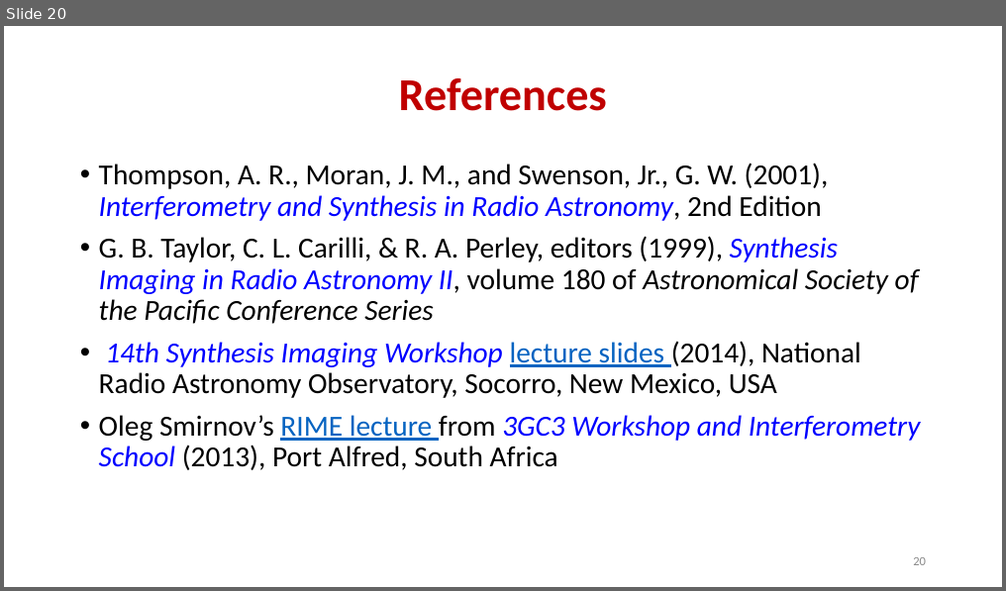
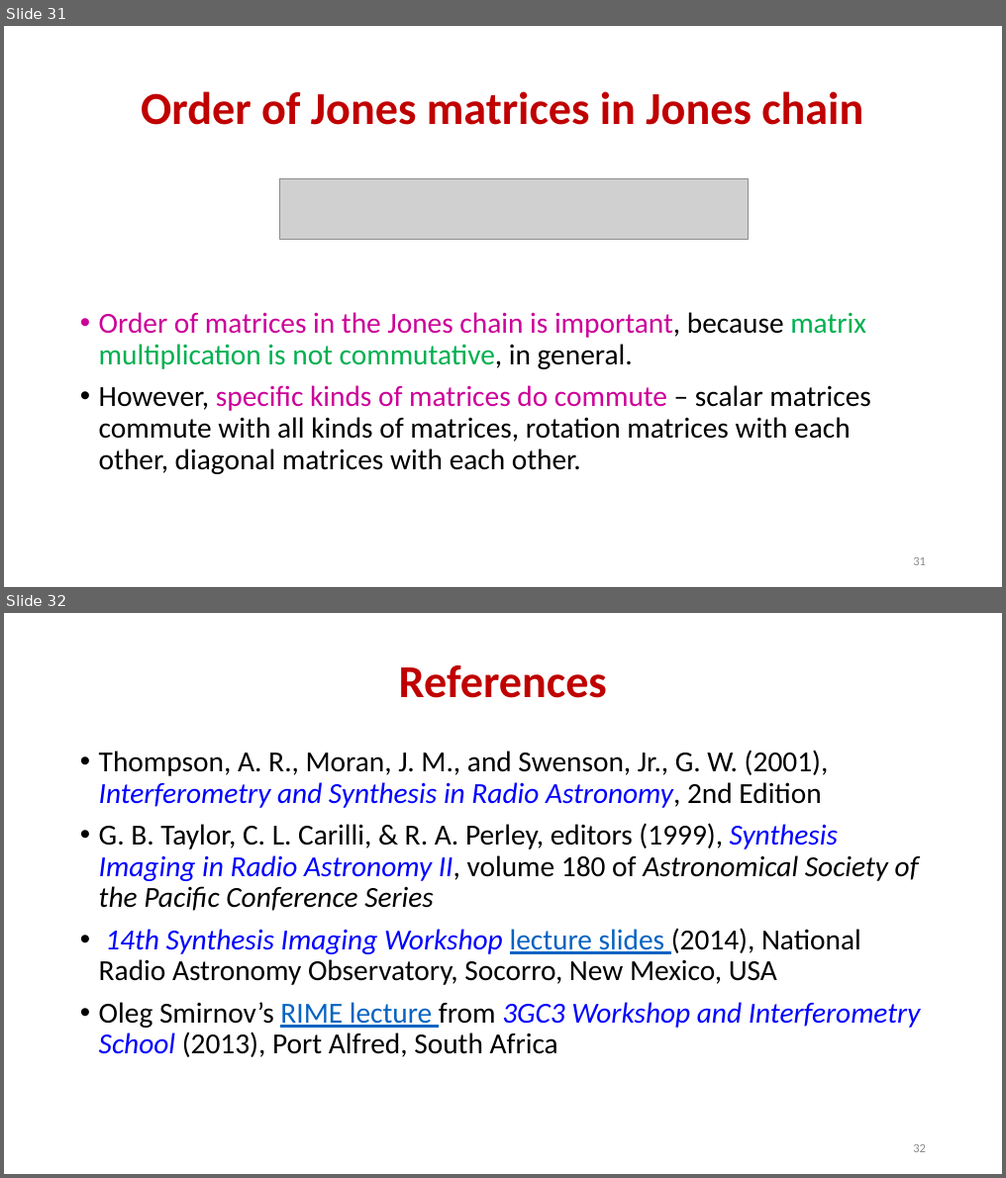
Before and after one commit to ratt-ru/ratt-interferometry-course, a slide deck: lectures/calibration/RIME.pptx. Shown one above the other, each under a label of ours: slide 20 before the commit, slides 31 and 32 after it. The pictures are 1006x591 and 1006x1178 pixels, drawn with LibreOffice and Linux fonts; fonts in the diff are those of the drawing; grey boxes stand for pictures. Boxes give left, top, right and bottom in pixels: in the first picture for what was removed or moved away, otherwise in the second. Text is boxed around its words. In the diff, an @@ line names an element or a change of style, - is before the commit and + after.

```diff
--- a/lectures/calibration/RIME.pptx
+++ b/lectures/calibration/RIME.pptx
@@ slide 31 added at <box>4,26,1002,587</box>, background #FFFFFF @@
@@ title added at <box>141,91,863,125</box>, 44 pt, text #C00000, bold @@
+Order of Jones matrices in Jones chain
@@ picture added at <box>280,179,748,240</box> @@
@@ text added at <box>99,312,871,474</box>, 28 pt, text #000000 @@
+• Order of matrices in the Jones chain is important, because matrix multiplication is not commutative, in general.
+• However, specific kinds of matrices do commute – scalar matrices commute with all kinds of matrices, rotation matrices with each other, diagonal matrices with each other.
@@ page number added at <box>913,558,926,566</box>, 12 pt, text #8C8C8C @@
+31
@@ what was slide 20 is now slide 32 @@
@@ page number at <box>913,1145,926,1153</box>: text changed @@
-20
+32
```
Also in this commit, not shown: 3 slides changed, 11 other slides added, 2 other files.
